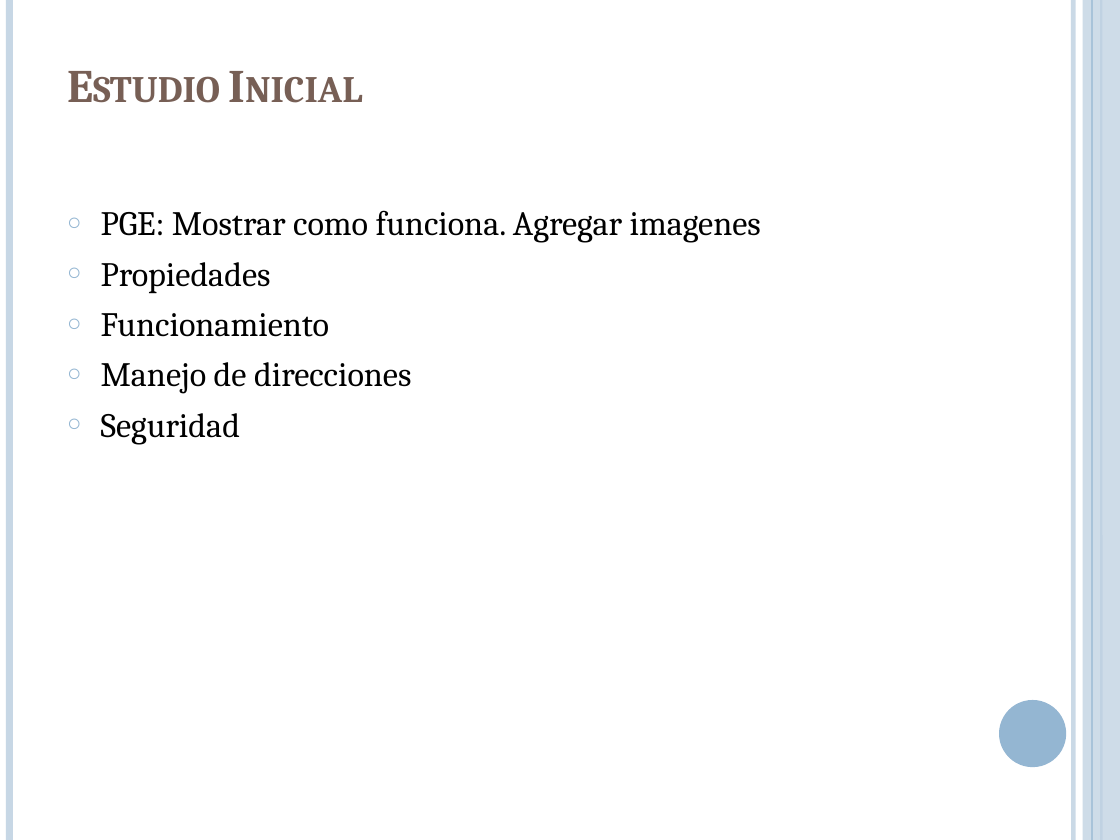
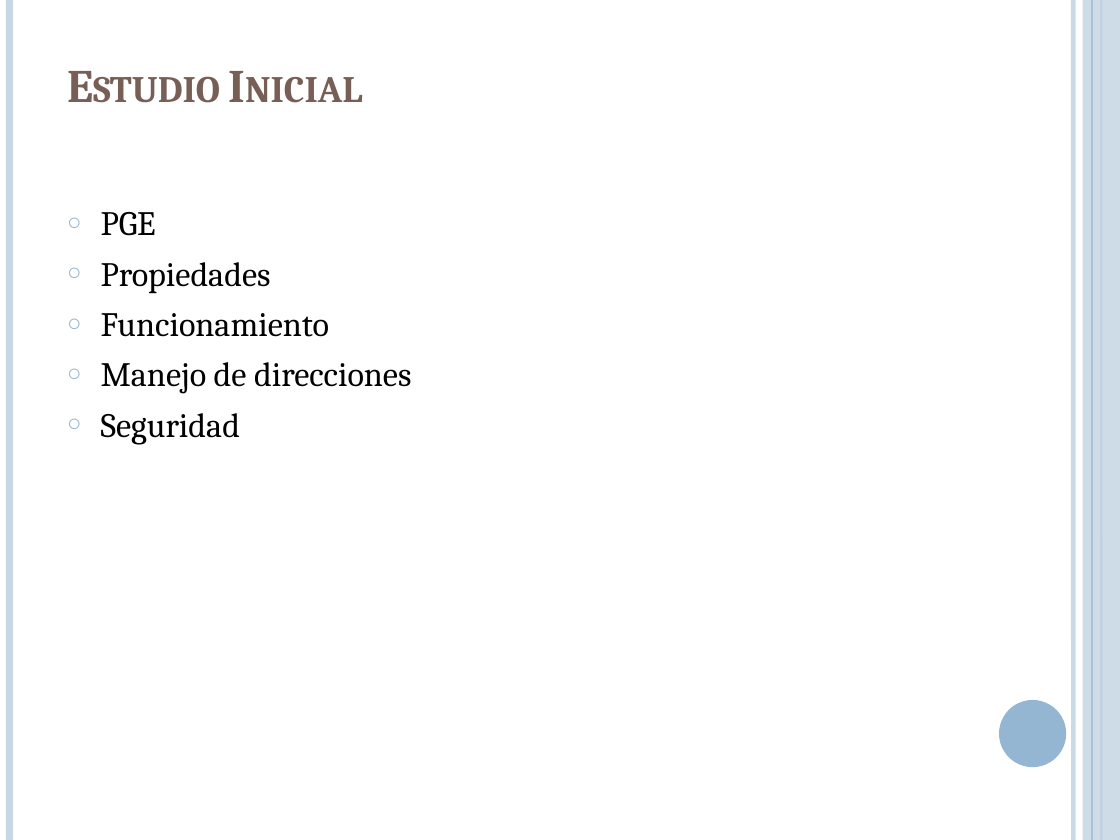
Before and after one commit to lcpaso1/integracion-gis-pge, a slide deck: slide 10 of Presentacion.pptx. Drawn at 1120x840 pixels with LibreOffice and Linux fonts; fonts in the diff are those of the drawing. Boxes give left, top, right and bottom in pixels: in the first picture for what was removed or moved away, otherwise in the second. Text is boxed around its words. In the diff, an @@ line names an element or a change of style, - is before the commit and + after.

```diff
--- a/Presentacion.pptx
+++ b/Presentacion.pptx
@@ text at (x1=101, y1=212, x2=156, y2=236): text changed @@
-○ PGE: Mostrar como funciona. Agregar imagenes
+○ PGE
```
Also in this commit, not shown: 5 other slides changed, 7 slides added, 2 slides removed.
